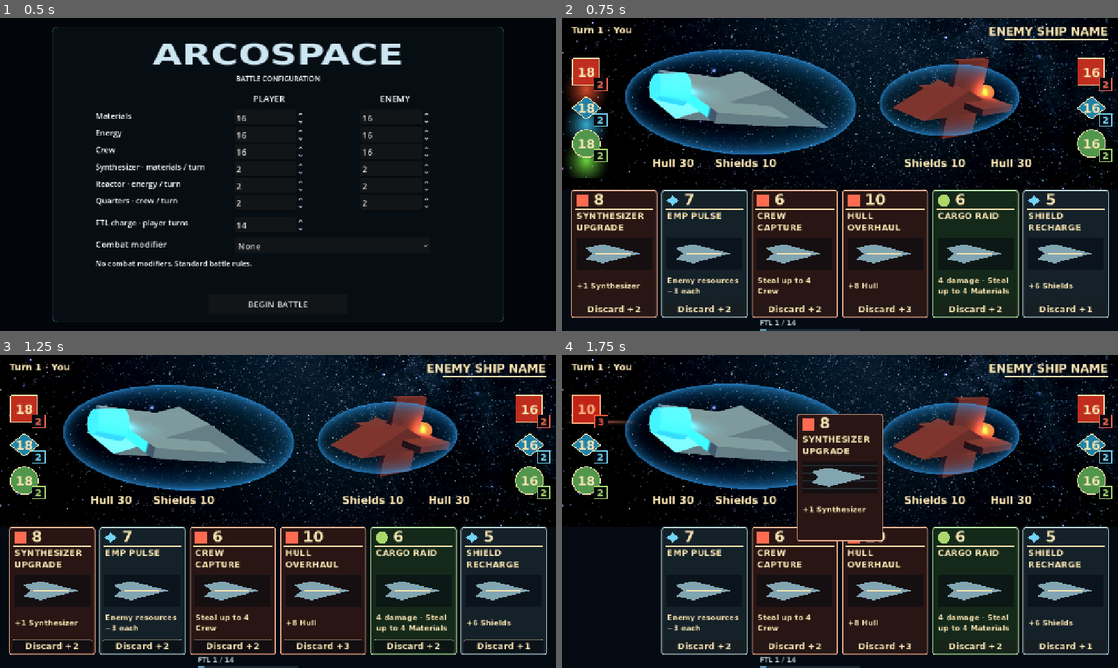
Above: before the commit, frames 1-4 (two rows, left to right).
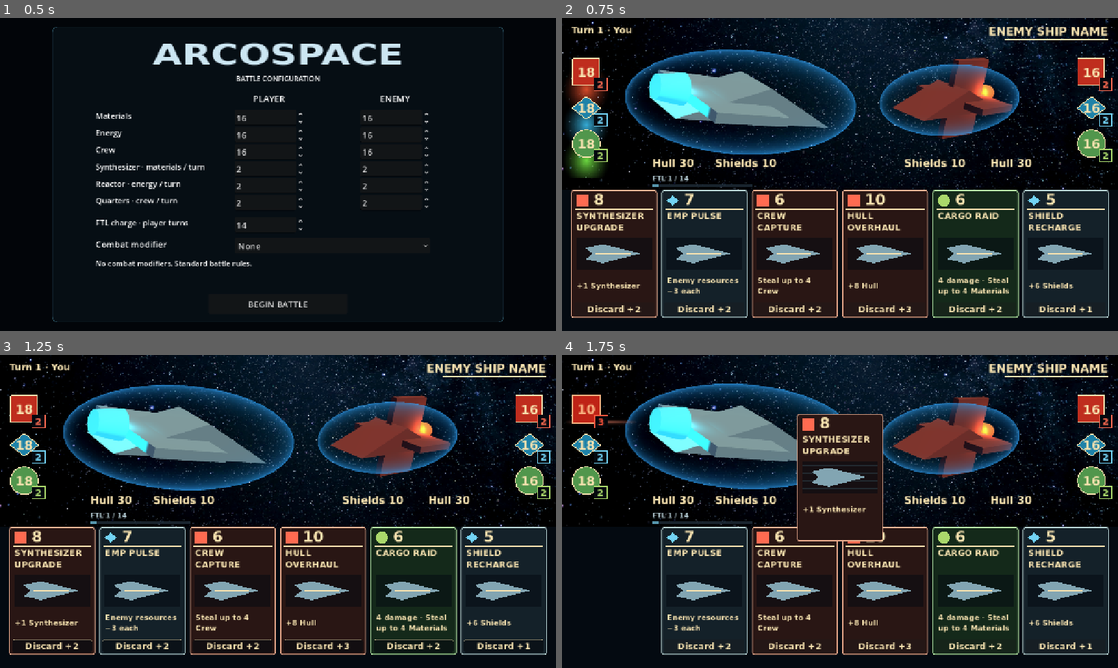
Above: after the commit, the same moments.

Repository: RPGMaster2000/arcospace
Game: Godot game, scene res://scenes/battle_setup.tscn
The game is run twice, just before and just after one commit, with the same random seed, the same clock (stepped at 60 frames per second) and the same inputs.
Inputs:
- Up to frame 1 (0.5 s): no input
- Up to frame 2 (0.75 s): click "BEGIN BATTLE" at 0.5 s
- Up to frame 3 (1.25 s): no input
- Up to frame 4 (1.75 s): click "8" at 1.25 s

Frame 1 is identical in both runs. In frame 2, 0.4% of the frame differs, in the area x 16-54%, y 50-100%; in frame 3, 0.4%; in frame 4, 0.4%.

Commit message:
Fix Polaron drain and show three-round ion effects in advance

Diff:
--- a/cards/29_polaron_burst.tres
+++ b/cards/29_polaron_burst.tres
@@ -10,5 +10,5 @@
 description = "Enemy Shields −8, also -4 energy to enemy ship"
 effects = {
 "break_shields": 8,
-"drain": {}
+"drain": {"energy": 4}
 }
--- a/scenes/board.tscn
+++ b/scenes/board.tscn
@@ -1033,7 +1033,14 @@
 script = ExtResource("FTL")
 
 [node name="FTLPanel" parent="." unique_id=980773763 instance=ExtResource("FTLPanel")]
-anchors_preset = 7
+anchor_left = 0.5
+anchor_right = 0.5
+anchor_top = 1.0
+anchor_bottom = 1.0
+offset_left = -432.0
+offset_right = -61.0
+offset_top = -360.0
+offset_bottom = -333.0
 
 [node name="CombatModifier" type="Node" parent="." unique_id=807608807]
 script = ExtResource("ModifierRules")
--- a/scripts/battle_setup.gd
+++ b/scripts/battle_setup.gd
@@ -10,7 +10,7 @@
 		1:
 			return "%s: the battlefield attacks each ship once, with a separate %d%% hit chance. Each hit deals %d damage, absorbed by shields first." % [interval, roundi(Modifier.ASTEROID_CHANCE * 100), Modifier.ASTEROID_DAMAGE]
 		2:
-			return "%s: for %d round(s), blue cards randomly have ×2 or ×½ effects, including resource gain, theft and production increases/decreases. Costs unchanged; halves round down. Shield swaps unchanged." % [interval, Modifier.ACTIVE_ROUNDS]
+			return "%s: for %d round(s), one announced ×2 or ×½ multiplier applies to all blue cards, including resource gain, theft and production increases/decreases. Costs unchanged; halves round down. Shield swaps unchanged." % [interval, Modifier.ACTIVE_ROUNDS]
 		3:
 			return "%s: both ships’ shields go offline for %d round(s). Shield restoration has no effect. Stored shields return afterward." % [interval, Modifier.ACTIVE_ROUNDS]
 		4:
--- a/scripts/board.gd
+++ b/scripts/board.gd
@@ -164,7 +164,7 @@
 			announcement = modifier.asteroid_strike(player, enemy)
 			_write_state("player", player)
 			_write_state("enemy", enemy)
-			ftl.take_hull_damage(maxi(0, int(before.player.hull) - player_hull))
+			_damage_ftl(maxi(0, int(before.player.hull) - player_hull))
 			asteroid_event = true
 		$ModifierDisplay.announce(announcement)
 		if event_due:
@@ -172,6 +172,8 @@
 			$ModifierDisplay.impact(modifier.kind, player_hit)
 		if not _check_winner():
 			ftl.begin_player_turn()
+			if ftl.disabled_turns > 0:
+				$ModifierDisplay.ftl_offline()
 	var state: Dictionary = _read_state(side)
 	if winner.is_empty():
 		MatchRules.income(state)
@@ -211,12 +213,12 @@
 	refresh_display()
 	var ion_card: bool = not discard and modifier.kind == 2 and modifier.active and card.family == "energy"
 	if ion_card:
-		await $ModifierDisplay.warning(2, true)
+		await $ModifierDisplay.warning(2, true, modifier.ion_text())
 		if is_queued_for_deletion():
 			return false
 	var source: Control = get_node(card_slots[slot]) if side == "player" else null
 	var motion = $CardMotion
-	await motion.animate_action(card, source, side, discard,
+	await motion.animate_action(modifier.preview(card), source, side, discard,
 		_resolve_card.bind(side, slot, discard, card))
 	if ion_card:
 		await $ModifierDisplay.hold_result()
@@ -256,7 +258,7 @@
 			$ModifierDisplay.impact(2)
 	_write_state(side, actor)
 	_write_state(other, target)
-	ftl.take_hull_damage(maxi(0, int(before.player.hull) - player_hull))
+	_damage_ftl(maxi(0, int(before.player.hull) - player_hull))
 	active_hand.replace_card(slot)
 	extra_action_requested = not discard and card.play_again
 	var who: String = "You" if side == "player" else "Enemy"
@@ -377,7 +379,8 @@
 	for slot in range(card_slots.size()):
 		var button = get_node(card_slots[slot])
 		var card: Resource = hand.cards[slot]
-		button.card_data = card
+		button.card_data = modifier.preview(card)
+		button.set_ion_glow(card != null and card.family == "energy" and modifier.kind == 2 and modifier.active)
 		var playable: bool = card != null and player_can_act
 		if playable:
 			playable = get("player_" + card.family) >= card.cost
@@ -391,3 +394,7 @@
 	var points: PackedVector2Array = $HandRule.points
 	points[points.size() - 1].x = size.x - 24.0
 	$HandRule.points = points
+
+func _damage_ftl(amount: int) -> void:
+	if ftl.take_hull_damage(amount):
+		$ModifierDisplay.ftl_offline()
--- a/scripts/card_view.gd
+++ b/scripts/card_view.gd
@@ -80,3 +80,11 @@
 
 func set_discardable(allowed: bool) -> void:
 	$DiscardButton.disabled = not allowed
+
+func set_ion_glow(active: bool) -> void:
+	# TUNE: Shadow size and alpha control the subtle blue outline during ion storms.
+	for style in ["normal", "disabled", "hover", "pressed"]:
+		var box: StyleBoxFlat = get_theme_stylebox(style).duplicate()
+		box.shadow_color = Color(0.15, 0.55, 1.0, 0.55 if active else 0.0)
+		box.shadow_size = 9 if active else 0
+		add_theme_stylebox_override(style, box)
--- a/scripts/combat_modifier.gd
+++ b/scripts/combat_modifier.gd
@@ -8,7 +8,7 @@
 const MIN_INTERVAL: int = 3
 const MAX_INTERVAL: int = 6
 ## TUNE: Event duration in complete player/enemy rounds.
-const ACTIVE_ROUNDS: int = 1
+const ACTIVE_ROUNDS: int = 3
 ## TUNE: Independent hit chance for EACH ship when the battlefield launches a shower.
 const ASTEROID_CHANCE: float = 0.50
 ## TUNE: Damage per asteroid hit; shields absorb it first.
@@ -20,6 +20,8 @@
 const NEBULA_MAX: int = 70
 var kind: int = 0
 var active: bool = false
+# One announced multiplier applies to every blue card for the entire storm.
+var ion_factor: float = 1.0
 var next_round: int = 0
 var ends_round: int = 0
 var miss_rate: int = NEBULA_START
@@ -29,6 +31,7 @@
 	kind = clampi(selection, 0, NAMES.size() - 1)
 	rng.randomize()
 	active = false
+	ion_factor = 1.0
 	miss_rate = NEBULA_START
 	next_round = 1 + rng.randi_range(MIN_INTERVAL, MAX_INTERVAL)
 
@@ -41,6 +44,7 @@
 		return "NEBULA · SENSORS UNSTABLE" if round_number == 1 else ""
 	if active and round_number >= ends_round:
 		active = false
+		ion_factor = 1.0
 		next_round = round_number + rng.randi_range(MIN_INTERVAL, MAX_INTERVAL)
 	if not active and round_number >= next_round:
 		if kind == 1:
@@ -49,6 +53,9 @@
 			return "ASTEROID SHOWER"
 		active = true
 		ends_round = round_number + ACTIVE_ROUNDS
+		if kind == 2:
+			ion_factor = 2.0 if rng.randf() < 0.5 else 0.5
+			return "ION STORM · " + ion_text()
 		return ["", "ASTEROIDS PASSING", "ION STORM ACTIVE", "SOLAR FLARE · SHIELDS OFFLINE"][kind]
 	return ""
 
@@ -61,7 +68,7 @@
 	if kind == 4:
 		return "Targeting Sensor Efficiency · Hit rate: %d%%" % (100 - miss_rate)
 	if active:
-		return NAMES[kind].to_upper() + " ACTIVE · " + ("Shields offline" if kind == 3 else "Both ships affected")
+		return NAMES[kind].to_upper() + " ACTIVE · " + ("Shields offline" if kind == 3 else ion_text()) + " · %d rounds left" % maxi(0, ends_round - round_number)
 	var phrases: Array[String] = ["", "asteroids pass by", "next ion storm", "next solar flare"]
 	return "%d turns until %s" % [maxi(0, next_round - round_number), phrases[kind]]
 
@@ -100,8 +107,8 @@
 		modified.effects = {}
 		notice = "MISS · NEBULA INTERFERENCE"
 	elif kind == 2 and active and card.family == "energy":
-		# TUNE: Equal chance of doubling or halving each blue card; costs never change.
-		var factor: float = 2.0 if chance < 0.5 else 0.5
+		# The already announced storm multiplier also drives the card previews.
+		var factor: float = ion_factor
 		modified.effects = _scaled(card.effects, factor)
 		notice = "ION STORM · BLUE CARD " + ("×2" if factor == 2.0 else "×½")
 	var saved_actor_shields: int = actor.shields
@@ -131,3 +138,29 @@
 			ships[index].hull = maxi(0, ships[index].hull - ASTEROID_DAMAGE + blocked)
 		outcomes.append(("YOU" if index == 0 else "ENEMY") + (" HIT" if hit else " MISSED"))
 	return "ASTEROID SHOWER · " + " / ".join(outcomes)
+
+func ion_text() -> String:
+	return "BLUE CARDS ×2 · Energy amplified" if ion_factor == 2.0 else "BLUE CARDS ×½ · Energy suppressed"
+
+func preview(card: Resource) -> Resource:
+	if card == null or kind != 2 or not active or card.family != "energy":
+		return card
+	var shown = card.duplicate(true)
+	shown.effects = _scaled(card.effects, ion_factor)
+	var lines: Array[String] = ["ION ×2" if ion_factor == 2.0 else "ION ×½"]
+	for key in shown.effects:
+		var value = shown.effects[key]
+		match key:
+			"damage": lines.append("Deal %d damage" % value)
+			"break_shields": lines.append("Enemy Shields −%d" % value)
+			"pierce": lines.append("%d%% bypasses Shields" % roundi(value * 100))
+			"drain", "steal":
+				for resource in value:
+					lines.append(("Steal %d %s" if key == "steal" else "Enemy −%d %s") % [value[resource], resource.capitalize()])
+			"sabotage": lines.append("Enemy production −%d each (min 1)" % int(value))
+			"swap_shields": lines.append("Swap Shields")
+			_: lines.append("%+d %s" % [value, str(key).capitalize()])
+	if card.play_again:
+		lines.append("Play again")
+	shown.description = " · ".join(lines)
+	return shown
--- a/scripts/modifier_display.gd
+++ b/scripts/modifier_display.gd
@@ -35,7 +35,7 @@
 var original_canvas: Transform2D
 var shaking: bool = false
 
-func warning(kind: int, card_effect: bool = false) -> void:
+func warning(kind: int, card_effect: bool = false, effect_text: String = "") -> void:
 	if not cinematic_enabled:
 		return
 	var messages = {
@@ -43,7 +43,7 @@
 		2: "ION STORM APPROACHING\nEnergy systems destabilizing…",
 		3: "SOLAR FLARE INCOMING\nRadiation surge — shields failing…"
 	}
-	announce("ION SURGE\nEnergy output fluctuating…" if card_effect else messages.get(kind, ""))
+	announce(("ION SURGE\n" + effect_text) if card_effect else messages.get(kind, ""))
 	await get_tree().create_timer(warning_seconds).timeout
 
 func impact(kind: int, player_hit: bool = false) -> void:
@@ -85,3 +85,13 @@
 
 func _exit_tree() -> void:
 	_restore_screen()
+
+func ftl_offline() -> void:
+	# A separate status pulse avoids replacing the modifier's central result text.
+	if not cinematic_enabled:
+		return
+	impact(1)
+	var label = get_parent().get_node("FTLPanel/Charge")
+	label.modulate = Color(1, 0.15, 0.05)
+	var pulse = create_tween()
+	pulse.tween_property(label, "modulate", Color.WHITE, 0.8)
--- a/tests/combat_modifier_test.gd
+++ b/tests/combat_modifier_test.gd
@@ -29,8 +29,24 @@
 			check(not mod.active and mod.next_round >= due + Mod.MIN_INTERVAL and mod.next_round <= due + Mod.MAX_INTERVAL, "Asteroid is instant and reschedules")
 		else:
 			check(mod.active, "Ion/solar must stay active for both ships")
-			mod.begin_round(due + 1)
-			check(not mod.active and mod.next_round >= due + 1 + Mod.MIN_INTERVAL and mod.next_round <= due + 1 + Mod.MAX_INTERVAL, "Event expires after one round and reschedules")
+			mod.begin_round(due + 2)
+			check(mod.active, "Event remains active for three consecutive rounds")
+			mod.begin_round(due + Mod.ACTIVE_ROUNDS)
+			check(not mod.active and mod.next_round >= due + Mod.ACTIVE_ROUNDS + Mod.MIN_INTERVAL and mod.next_round <= due + Mod.ACTIVE_ROUNDS + Mod.MAX_INTERVAL, "Event expires after three rounds and reschedules")
+	var polaron = load("res://cards/29_polaron_burst.tres")
+	var attacker = state()
+	var defender = state()
+	mod.configure(0)
+	mod.play(polaron, attacker, defender)
+	check(defender.energy == 16 and defender.shields == 2, "Polaron removes four enemy energy and eight shields")
+	mod.configure(2)
+	mod.begin_round(mod.next_round)
+	var preview = mod.preview(polaron)
+	attacker = state()
+	defender = state()
+	mod.play(polaron, attacker, defender, 0.99)
+	check(defender.energy == 20 - int(preview.effects.drain.energy), "Preview equals actual ion drain regardless of roll")
+	check(polaron.effects.drain.energy == 4, "Preview never mutates original card")
 	var a = state()
 	var b = state()
 	a.shields = 2
@@ -50,6 +66,7 @@
 	mod.active = true
 	var blue = card({"damage":6,"hull":3,"energy":4,"drain":{"crew":3}})
 	for roll in [0.0,0.9]:
+		mod.ion_factor = 2.0 if roll == 0 else 0.5
 		a = state()
 		b = state()
 		mod.play(blue,a,b,roll)
@@ -60,6 +77,7 @@
 	check(blue.effects.damage == 6, "Modifiers must not mutate card resources")
 	# All economic effects scale for either acting side; original resources stay intact.
 	for roll in [0.0, 0.9]:
+		mod.ion_factor = 2.0 if roll == 0 else 0.5
 		a = state()
 		b = state()
 		b.reactor = 5
@@ -130,6 +148,7 @@
 	board._discard_card(0)
 	board.enemy_timer.stop()
 	check(board.modifier.active, "Flare covers enemy action too")
+	board.modifier.ends_round = 3 # Expiry path; three-round duration checked above.
 	board._act("enemy",0,true)
 	check(board.turn_number == 3 and not board.modifier.active, "Flare ends after full round")
 	board.modifier.configure(1)
--- a/tests/modifier_cinematic_test.gd
+++ b/tests/modifier_cinematic_test.gd
@@ -27,6 +27,11 @@
 		check(board.resolving_card and display.get_node("ScreenFlash").modulate.a > 0, "Result flashes while input remains locked")
 		await create_timer(0.15).timeout
 		check(not board.resolving_card, "Input unlocks after result")
+	board.refresh_display()
+	var panel = board.get_node("FTLPanel")
+	check(panel.position.y >= board.get_node("PlayerHullLabel").position.y + board.get_node("PlayerHullLabel").size.y, "FTL sits below hull status")
+	display.ftl_offline()
+	check(display.get_node("ScreenFlash").modulate.a > 0, "Offline FTL flashes screen")
 	var original = root.canvas_transform
 	display.impact(1, true)
 	await create_timer(0.03).timeout
@@ -40,6 +45,10 @@
 	blue.cost = 0
 	blue.effects = {"energy":4}
 	board.hand.cards[0] = blue
+	board.modifier.ion_factor = 2.0
+	board.refresh_display()
+	var card_button = board.get_node(board.card_slots[0])
+	check(card_button.card_data.description.contains("+8 Energy") and card_button.get_theme_stylebox("normal").shadow_size > 0, "Ion cards preview doubled values with blue glow")
 	var energy: int = board.player_energy
 	board._act("player", 0, false)
 	check(board.resolving_card and board.player_energy == energy, "Ion card warning precedes resolution")
Not shown, changed: docs/battle-setup.md
